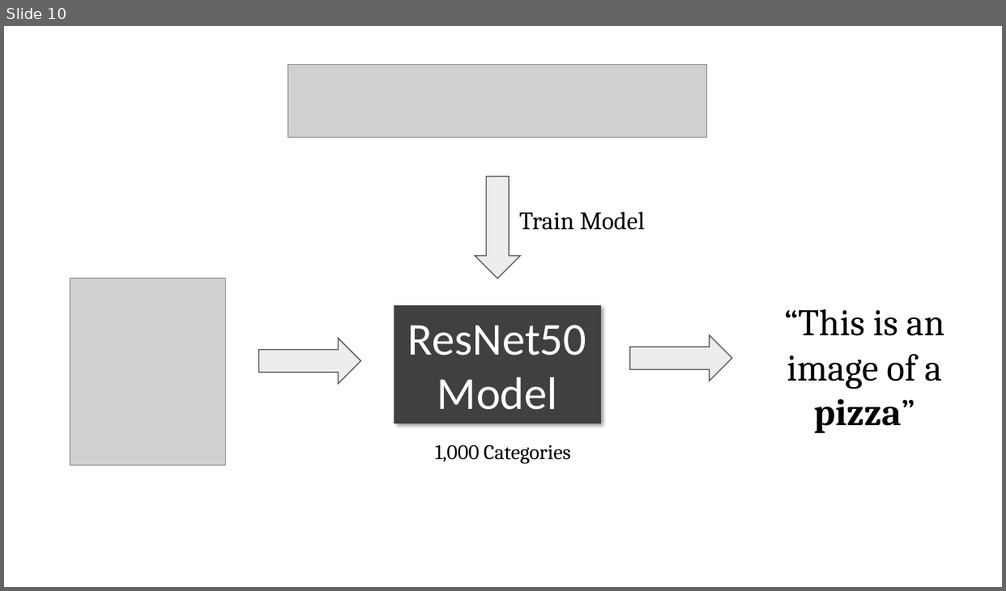
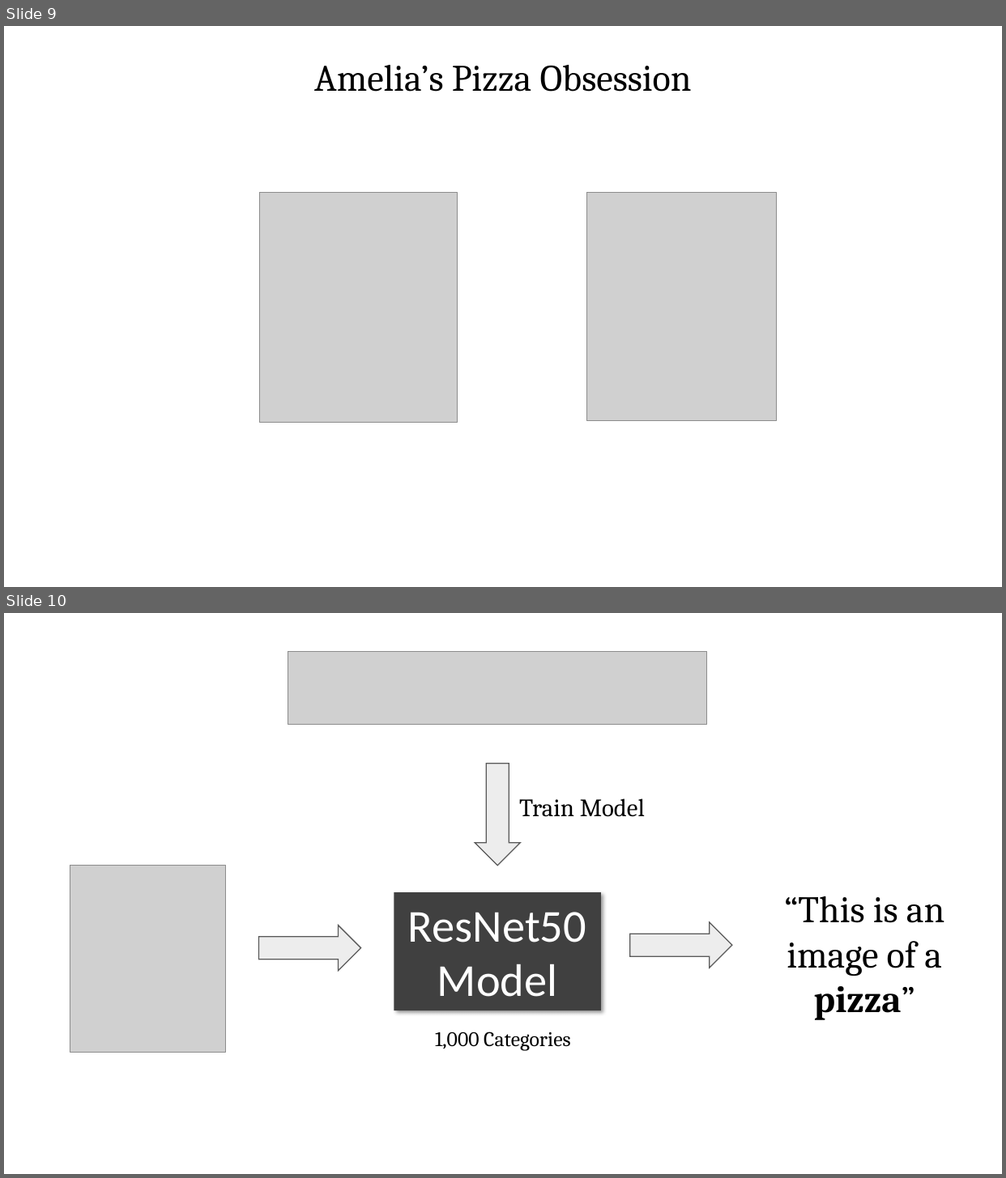
Before and after one commit to PracticumAI/deep_learning, a slide deck: presentations/01_deep_learn_intro.pptx. Shown one above the other, each under a label of ours: slide 10 before the commit, slides 9 and 10 after it. The pictures are 1006x591 and 1006x1178 pixels, drawn with LibreOffice and Linux fonts; fonts in the diff are those of the drawing; grey boxes stand for pictures. Boxes give left, top, right and bottom in pixels: in the first picture for what was removed or moved away, otherwise in the second. Text is boxed around its words. In the diff, an @@ line names an element or a change of style, - is before the commit and + after.

```diff
--- a/presentations/01_deep_learn_intro.pptx
+++ b/presentations/01_deep_learn_intro.pptx
@@ slide 9 added at [4, 26, 1002, 587], background #FFFFFF @@
@@ text added at [314, 65, 692, 92], 36 pt, text #000000 @@
+Amelia’s Pizza Obsession
@@ picture added at [260, 192, 458, 423] @@
@@ picture added at [586, 192, 776, 421] @@
```
Also in this commit, not shown: 1 slide removed.
